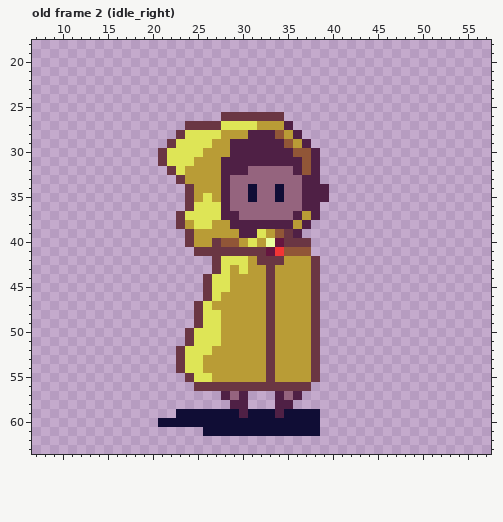
File history of a pixel-art file, assets/player/littlemage.aseprite. The picture above was drawn from the file before the commit.
64x64 pixels, 10 frames. Shown: old frame 2 (idle_right): x 7..57, y 18..63. The commit also changed other frames, which this record leaves out.
After the commit:
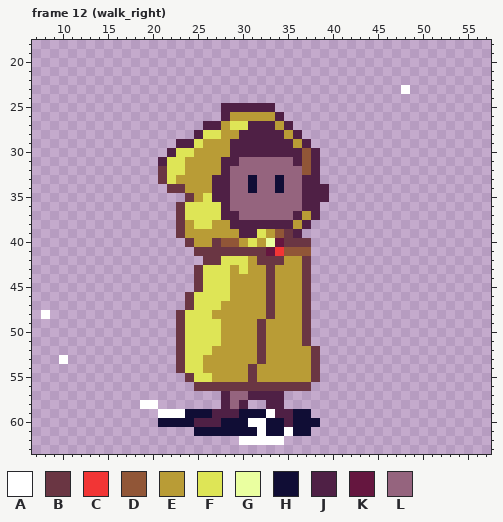
Palette (. is transparent): A #ffffff  B #6a3643  C #f23535  D #915637  E #b99c36  F #dee556  G #eaffa0  H #100d35  J #4f2045  K #65163f  L #95647e
A new or re-ordered frame is compared with the old frame closest to it.
The exact change:
frames 10 -> 64
--- frame 12 (walk_right) is new; against old frame 2 (idle_right)
@@ x 7..57 @@
 22 ...................................................
-23 ...................................................
+23 .........................................A.........
 24 ...................................................
-25 ...................................................
-26 .....................BBBBBBB.......................
-27 .................BBBBFFFFEEEJ......................
-28 ................BFFFFEEEJJJDEJ.....................
-29 ...............BFFFFEEJJJJJJDEJ....................
-30 ..............BFFFFEEEJJJJJJJDDJ...................
-31 ..............BFFFEEEJJJJJJJJJDJ...................
-32 ...............BFEEEEJJJLLLLLJDJ...................
-33 ................BEEEEJLLLLLLLLJJ...................
-34 .................BEEEJLLHLLHLLJJJ..................
-35 .................BEFEJLLHLLHLLJJJ..................
-36 .................BFFFJLLLLLLLLJJ...................
+25 .....................JJJJJJ........................
+26 .....................JEEEEEJ.......................
+27 ...................JJEFFJJJEJ......................
+28 ..................JFFEEJJJJJEJ.....................
+29 ................JJFEEEJJJJJJJEJ....................
+30 ...............JFFEEEEJJJJJJJJDJ...................
+31 ..............JFFEEEEJJLLLLLLJDJ...................
+32 ..............BFFEEEEJLLLLLLLLDJ...................
+33 ..............BFEEEEJJLLHLLHLLJJ...................
+34 ...............BBEEEJJLLHLLHLLJJJ..................
+35 .................BEFJJLLLLLLLLJJJ..................
+36 ................BFFFFJLLLLLLLLJJ...................
 37 ................BFFFFJJLLLLLLJEJ...................
 38 ................BEFFEEJJJJJJJEJ....................
-39 .................BEEEEEJJFEDBJ.....................
+39 ................BEEEEEEJJFEDBJ.....................
 40 .................BEEBDDEFEGKBBB....................
 41 ..................BBBBBBBBKCDDD....................
-42 ....................BFFFEBBBEEEB...................
-43 ....................BFEFEEBEEEEB...................
-44 ...................BFFEEEEBEEEEB...................
-45 ...................BFFEEEEBEEEEB...................
-46 ...................BFEEEEEBEEEEB...................
-47 ..................BFEEEEEEBEEEEB...................
-48 ..................BFFEEEEEBEEEEB...................
-49 ..................BFFEEEEEBEEEEB...................
-50 .................BFFFEEEEEBEEEEB...................
-51 .................BFFFEEEEEBEEEEB...................
-52 ................BFFFEEEEEEBEEEEB...................
-53 ................BFFEEEEEEEBEEEEB...................
-54 ................BFFEEEEEEEBEEEEB...................
-55 .................BFFEEEEEEBEEEEB...................
+42 ...................BBFFFEBBBEEB....................
+43 ..................BFFFEFEEBEEEB....................
+44 ..................BFFFEEEEBEEEB....................
+45 ..................BFFFEEEEBEEEB....................
+46 .................BFFFFEEEEBEEEB....................
+47 .................BFFFEEEEEBEEEB....................
+48 .A..............BFFFEEEEEEBEEEB....................
+49 ................BFFFFEEEEBEEEEB....................
+50 ................BFFFFEEEEBEEEEB....................
+51 ................BFFFFEEEEBEEEEB....................
+52 ................BFFFEEEEEBEEEEEB...................
+53 ...A............BFFEEEEEEBEEEEEB...................
+54 ................BFFEEEEEBEEEEEEB...................
+55 .................BFFEEEEBEEEEEEB...................
 56 ..................BBBBBBBBBBBBB....................
-57 .....................JLJ...JLJ.....................
-58 ......................JJ...JJ......................
-59 ................HHHHHHHJHHHJHHHH...................
-60 ..............HHHHHHHHHHHHHHHHHH...................
-61 ...................HHHHHHHHHHHHH...................
-62 ...................................................
+57 .....................JLLJJJJ.......................
+58 ............AA.......JLJ..JJ.......................
+59 ..............AAAHHHJJJHHHAJJHH....................
+60 ..............HHHHJJJHHHAAHHJHHH...................
+61 ..................HHHHHHHAHHAHH....................
+62 .......................AAAAA.......................
 63 ...................................................
Pixel boxes of the changes (left, top, right, bottom) in both pictures:
added: (401, 85, 410, 94)
changed: (140, 103, 320, 445)
added: (41, 310, 68, 364)
